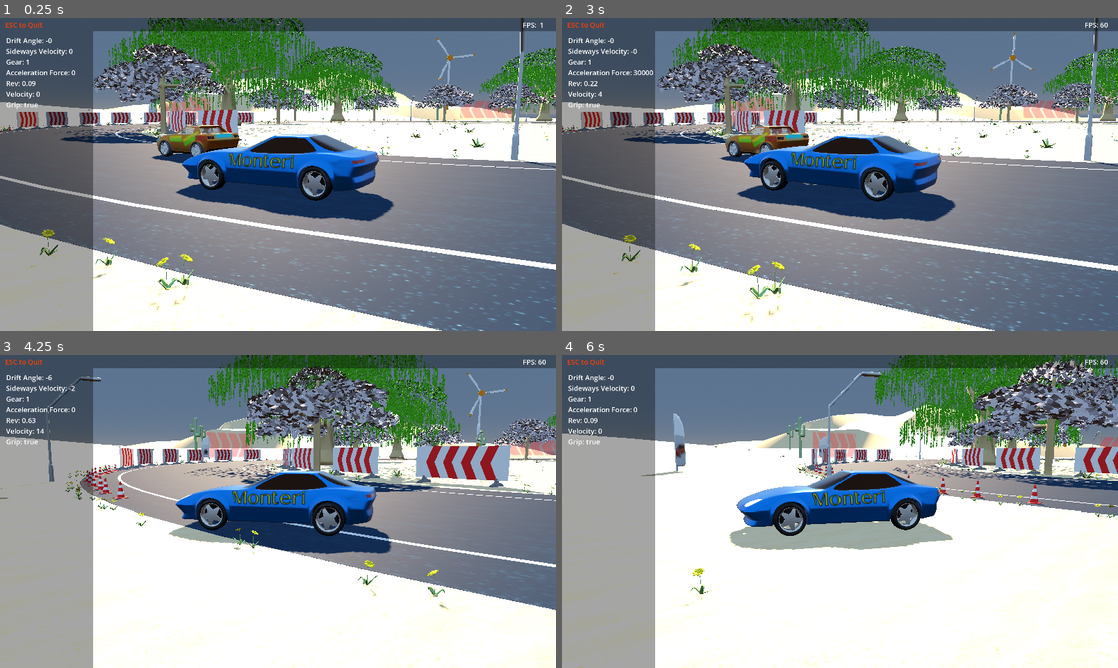
Above: before the commit, frames 1-4 (two rows, left to right).
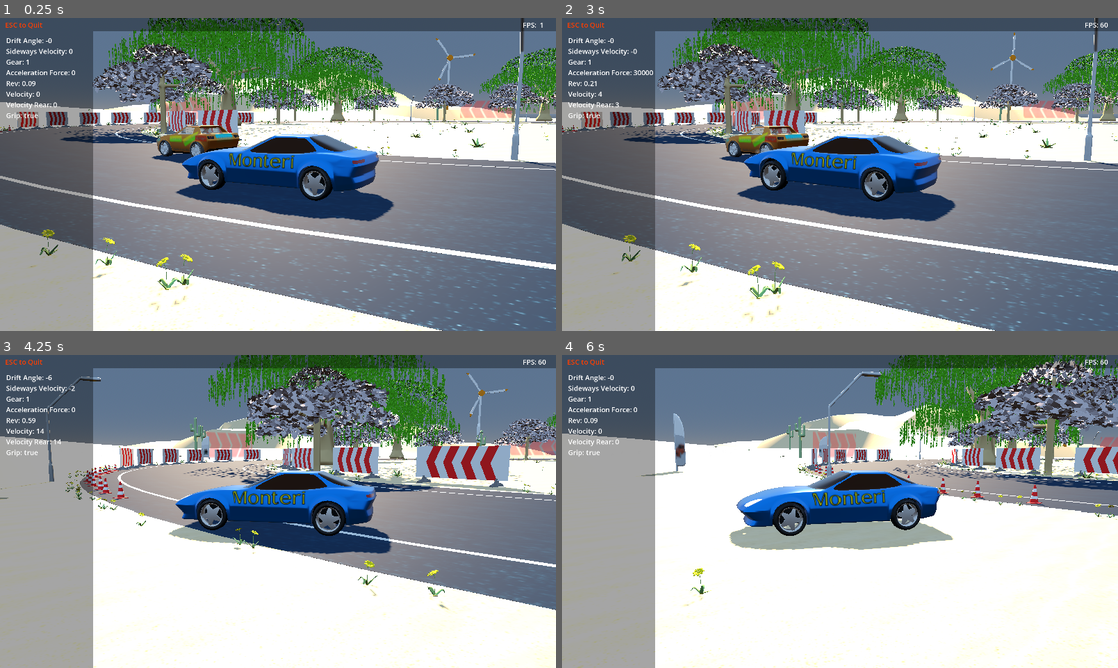
Above: after the commit, the same moments.

Repository: tomaga-dev/CustomVehicleSuspension
Game: Godot game, scene res://Contents/start.tscn
The game is run twice, just before and just after one commit, with the same random seed, the same clock (stepped at 60 frames per second) and the same inputs.
Inputs:
- Up to frame 1 (0.25 s): no input
- Up to frame 2 (3 s): hold Right (right) 0.53-1.28 s; tap E (action) at 0.6, 2.1 s; hold Down (brake) 1.28-2.03 s; tap C (camera) at 1.35, 2.85 s; tap Enter at 2 s; hold Right (right) 2.03-2.78 s; hold Up (accelerate) from 2.78 s (still down)
- Up to frame 3 (4.25 s): release Up (accelerate) at 3.53 s; hold Left (left) from 3.53 s (still down); tap E (action) at 3.6 s
- Up to frame 4 (6 s): tap C (camera) at 4.35, 5.85 s; release Left (left) at 5.03 s; hold Down (brake) 5.03-5.78 s; tap E (action) at 5.1 s; hold Right (right) from 5.78 s (still down)

The runs differ from the first frame. In frame 1, 0.1% of the frame differs, in the area x 1-62%, y 26-58%; in frame 2, 0.2%; in frame 3, 0.2%, in the area x 1-63%, y 20-57%; in frame 4, 0.2%.

Commit message:
We calculate the speed of the rear axle separately now

Diff:
--- a/suspension-project/Contents/Motor/motor.gd
+++ b/suspension-project/Contents/Motor/motor.gd
@@ -1,13 +1,18 @@
 extends Node
 
 class_name Motor
+@export var rev_mmin: float = 800 # U/min
+@export var rev_max: float = 9000 # U/min
 
+var m: float = (rev_max - rev_mmin) / rev_max
+var b: float = rev_mmin / rev_max
 var did_rev_up: bool = false
 var volume_acceleration_db: float = 0
 var volume_deceleration_db: float = 0
 var time_start: int = Time.get_ticks_msec()
 var time_now: int
 var time_diff: int = 52 # milliseconds
+var speed_rear_axle: float = 0
 var speed_now: float = 0
 var speed_delta: float = 0.3
 
@@ -29,7 +34,10 @@
 func get_rev_from_speed(car: VehicleController, v_cut_off: float, cut_off: bool) -> float:
 	var vmax: float = car.gearbox.get_vmax()
 	update_speed(car, v_cut_off, cut_off)
-	var rev_normalized: float = 0.088 + 0.98 * speed_now / vmax
+	speed_rear_axle = speed_now
+	if !car.moving_forward:
+		speed_rear_axle = -speed_rear_axle
+	var rev_normalized: float = b + m * speed_now / vmax
 	set_volume(car, speed_now, v_cut_off)
 	return rev_normalized
 
--- a/suspension-project/Contents/VehicleController/vehicle_controller.gd
+++ b/suspension-project/Contents/VehicleController/vehicle_controller.gd
@@ -33,6 +33,7 @@
 var moving_forward: bool
 var sideways_velocity: float
 var total_distance_moved: float
+var total_distance_moved_rear: float
 var drift_angle_threshold: float = 20 # degree
 var drift_angle_measurement: float
 var steering_angle: float
@@ -102,6 +103,7 @@
 	moving_forward = direction_vehicle.dot(direction_velocity) > 0
 	drift_angle_measurement = asin(cross_product.y)
 	var velocity: float = linear_velocity.dot(direction_vehicle)
+	var velocity_rear: float = motor.speed_rear_axle
 	if linear_velocity.length() > 0.01:
 		steering_angle = asin(wheelbase / turn_radius)
 		if !moving_forward:
@@ -109,6 +111,7 @@
 	else:
 		steering_angle = 0
 	total_distance_moved += delta * velocity
+	total_distance_moved_rear += delta * velocity_rear
 	rev_normalized = motor.update(self)
 	gearbox.select_gear(linear_velocity.length(), motor.did_rev_up)
 	exhaust.update(self)
@@ -135,8 +138,8 @@
 func update_wheel_rotation(delta: float, steering: float) -> void:
 	fl.rotate_wheel(delta, total_distance_moved, steering)
 	fr.rotate_wheel(delta, total_distance_moved, steering)
-	rl.rotate_wheel(delta, total_distance_moved, 0)
-	rr.rotate_wheel(delta, total_distance_moved, 0)
+	rl.rotate_wheel(delta, total_distance_moved_rear, 0)
+	rr.rotate_wheel(delta, total_distance_moved_rear, 0)
 
 func update_tyre_smoke(is_on_ground: bool) -> void:
 	if smoke_left && smoke_right:
--- a/suspension-project/Contents/start.gd
+++ b/suspension-project/Contents/start.gd
@@ -25,13 +25,15 @@
 	var gear: int = players_car.gearbox.gear
 	var force: float = handling.acceleration_force
 	var velocity: float = players_car.linear_velocity.length()
-	var data: Array = [drift_angle_degree, sideways_velocity, gear, force, players_car.rev_normalized, velocity, players_car.has_grip]
+	var velocity_rear: float = players_car.motor.speed_rear_axle
+	var data: Array = [drift_angle_degree, sideways_velocity, gear, force, players_car.rev_normalized, velocity, velocity_rear, players_car.has_grip]
 	var format: String = "Drift Angle: %.0f\n"
 	format += "Sideways Velocity: %.f\n"
 	format += "Gear: %d\n"
 	format += "Acceleration Force: %.0f\n"
 	format += "Rev: %.2f\n"
 	format += "Velocity: %.f\n"
+	format += "Velocity Rear: %.f\n"
 	format += "Grip: %s\n"
 	debug_label.text = format % data
 	if Input.is_action_just_released("ui_cancel"):
